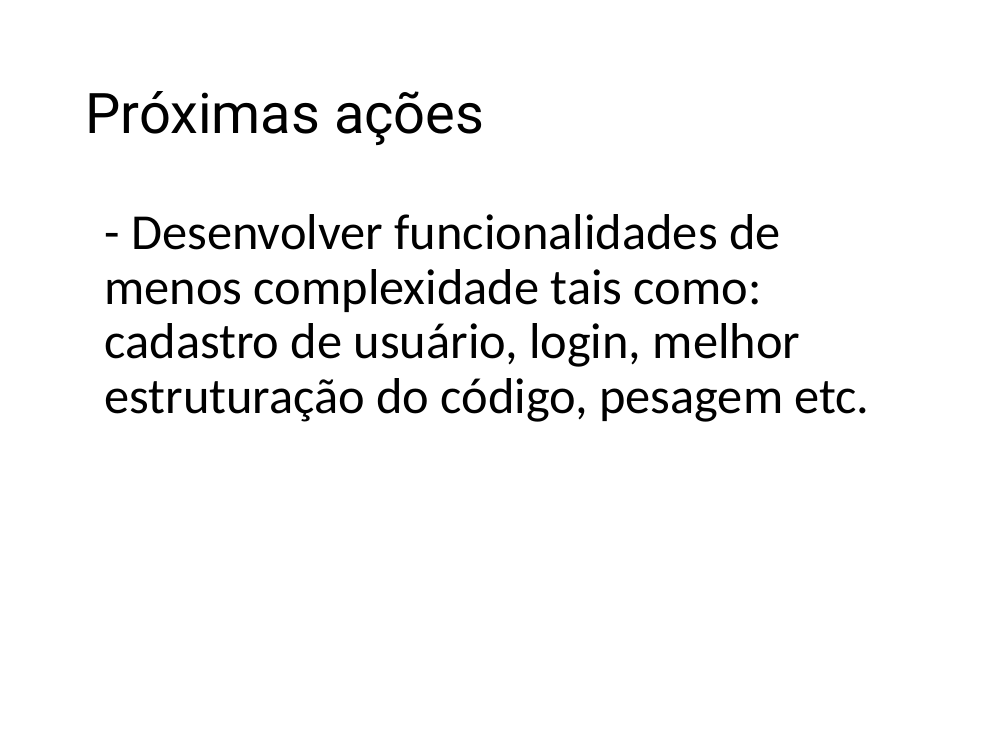
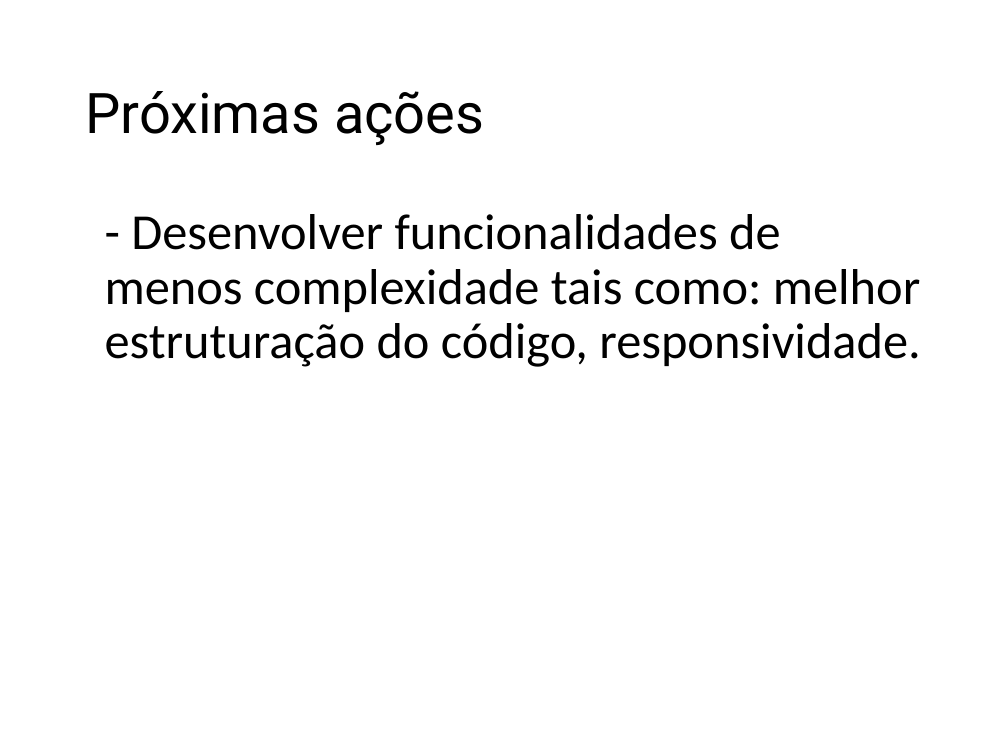
Before and after one commit to LeonDias1989/Kcal-Control, a slide deck: slide 24 of Kcal Control.pptx (slide 27 before the commit). Drawn at 1008x756 pixels with LibreOffice and Linux fonts; fonts in the diff are those of the drawing. Boxes give left, top, right and bottom in pixels: in the first picture for what was removed or moved away, otherwise in the second. Text is boxed around its words. In the diff, an @@ line names an element or a change of style, - is before the commit and + after.

```diff
--- a/Kcal Control.pptx
+++ b/Kcal Control.pptx
@@ text at [105,214,921,367]: text changed @@
-- Desenvolver funcionalidades de menos complexidade tais como: cadastro de usuário, login, melhor estruturação do código, pesagem etc.
+- Desenvolver funcionalidades de menos complexidade tais como: melhor estruturação do código, responsividade.
```
Also in this commit, not shown: 3 other slides changed, 3 slides removed, 6 other files.
